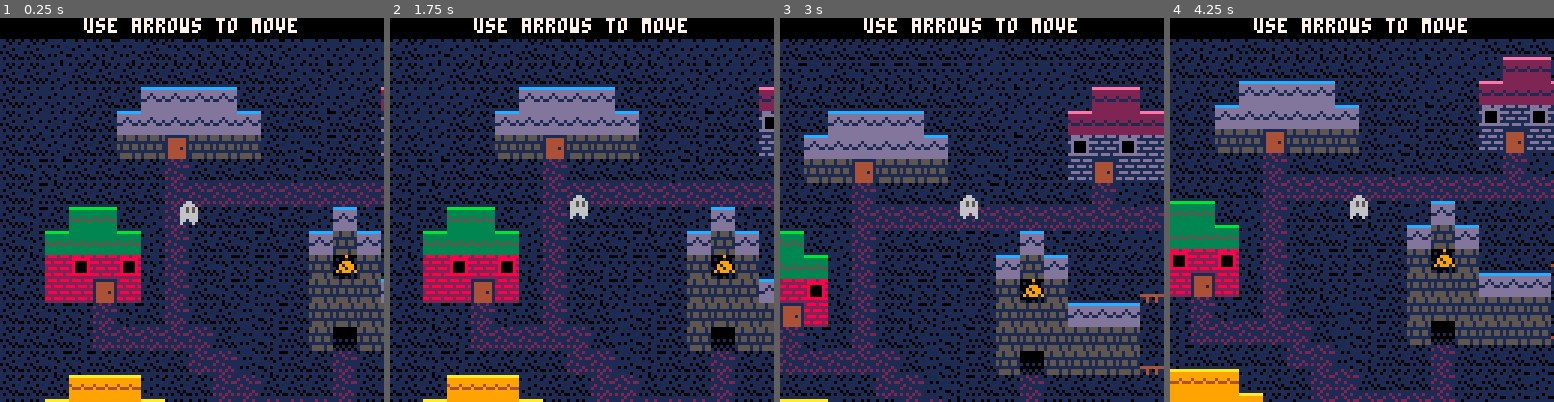
Above: before the commit, frames 1-4 (left to right).
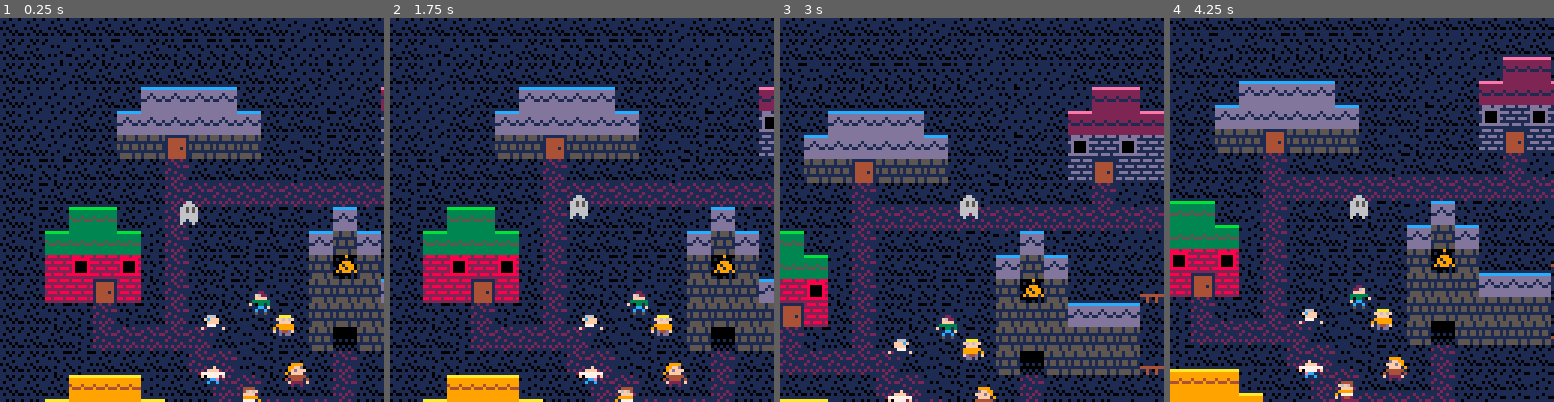
Above: after the commit, the same moments.

Repository: codeartisticninja/ldjam38
Game: PICO-8 cartridge ldjam.p8
The game is run twice, just before and just after one commit, with the same random seed, the same clock (stepped at 60 frames per second) and the same inputs.
Inputs:
- Up to frame 1 (0.25 s): no input
- Up to frame 2 (1.75 s): tap O (Z key) at 0.7, 1.7 s; hold Right from 1.6 s (still down)
- Up to frame 3 (3 s): release Right at 2.1 s; tap O (Z key) at 2.1, 2.5, 2.9 s; hold Up 2.15-2.42 s; hold Right from 2.47 s (still down)
- Up to frame 4 (4.25 s): release Right at 3.03 s; hold Left 3.08-3.58 s; tap O (Z key) at 3.3, 3.7, 4.1 s; hold Down 3.63-3.97 s; hold Right from 4.02 s (still down)

The runs differ from the first frame. In frame 1, 5.6% of the frame differs, in the area x 0-100%, y 0-100%; in frame 2, 5.6%; in frame 3, 5.3%; in frame 4, 5.6%.

Commit message:
the reveal

Diff:
--- a/ldjam.p8
+++ b/ldjam.p8
@@ -39,7 +39,7 @@
 	},
 
 	{
-		help = "press z to read minds",
+		help = "press z to listen",
 		chars = {
 			richard = {
 				x = 14.5,
@@ -337,100 +337,166 @@
 			},
 		}
 	},
+ {
+  chars = {
+   sharon = {
+    x = 4.5,
+    y = 12,
+    sprite = 82,
+    script = {
+     "sharon: i miss fluffy so much...  i wish peter was here",
+     "sharon: he's the only one who can cheer me up, and motivate me",
+     "sharon: i'm ugly and i can't draw"
+    }
+   },
+   john = {
+    x = 18,
+    y = 1,
+    sprite = 66,
+    script = {
+     "john: if peter was here right now",
+     "john: i'd kick his ass once for being here",
+     "john: twice for insinuating that i'm too sensitive",
+     "john: heh... the boys would get a kick out of that"
+    }
+   },
+   dave = {
+    x = 24,
+    y = 6,
+    sprite = 67,
+    script = {
+     "dave: *sigh*.. the coffin will never be good enough",
+     "dave: not even for fluffy..",
+     "dave: i suck at this. i'm a one-armed freak"
+    }
+   },
+   richard = {
+    x = 20,
+    y = 14,
+    sprite = 64,
+    script = {
+     "richard: peter.... the apostle? no.... peter...",
+     "richard: he has been in my thoughts a lot lately",
+     "richard: i can still feel his presence in my church sometimes"
+    }
+   },
+   tim = {
+    x = 15,
+    y = 23,
+    sprite = 68,
+    script = {
+     "tim: you never know what you've lost until it's gone",
+     "tim: ...",
+     "tim: what a cliche this is"
+    }
+   },
+
+   paul = {
+    x =11,
+    y = 12,
+    sprite = 65,
+    script = {
+     "paul: sharon is going to find out about the rabbit, she is going to find out",
+     "paul: oh no! i just know it! she'll see that the grave was disturbed..."
+    }
+   },
+
+   animal = {
+    x = 8,
+    y = 16,
+    sprite = 96,
+    firstsprite = 96,
+    maxsprite = 100,
+    repititionnumber = 4,
+    talkedto = true,
+    script = {
+     "chicken: cluck!"
+    }
+   },
+
+   animal = {
+    x = 8,
+    y = 8,
+    sprite = 100,
+    firstsprite = 100,
+    maxsprite = 104,
+    repititionnumber = 4,
+    talkedto = true,
+    script = {
+     "dog: woof!"
+    }
+   }
+  }
+ },
 	{
 		chars = {
-			sharon = {
-				x = 4.5,
-				y = 12,
-				sprite = 82,
-				script = {
-					"sharon: i miss fluffy so much...  i wish peter was here",
-					"sharon: he's the only one who can cheer me up, and motivate me",
-					"sharon: i'm ugly and i can't draw"
-				}
-			},
-			john = {
-				x = 18,
-				y = 1,
-				sprite = 66,
-				script = {
-					"john: if peter was here right now",
-					"john: i'd kick his ass once for being here",
-					"john: twice for insinuating that i'm too sensitive",
-					"john: heh... the boys would get a kick out of that"
-				}
-			},
-			dave = {
-				x = 24,
-				y = 6,
-				sprite = 67,
-				script = {
-					"dave: *sigh*.. the coffin will never be good enough",
-					"dave: ... not for peter, not for anyone",
-					"dave: i suck at this. i'm a one-armed freak"
-				}
-			},
-			richard = {
-				x = 20,
-				y = 14,
-				sprite = 64,
-				script = {
-					"richard: peter.... the apostle? no.... peter...",
-					"richard: he has been in my thoughts a lot lately",
-					"richard: i can still feel his presence in my church sometimes"
-				}
-			},
-			tim = {
-				x = 15,
-				y = 23,
-				sprite = 68,
-				script = {
-					"tim: you never know what you've lost until it's gone",
-					"tim: ...",
-					"tim: what a cliche this is"
-				}
-			},
-
-			paul = {
-				x =11,
-				y = 12,
-				sprite = 65,
-				script = {
-					"paul: sharon is going to find out about the rabbit, she is going to find out",
-					"paul: oh no! i just know it! she'll see that the grave was disturbed..."
-				}
-			},
-
-			animal = {
-				x = 8,
-				y = 16,
-				sprite = 96,
-				firstsprite = 96,
-				maxsprite = 100,
-				repititionnumber = 4,
-				talkedto = true,
-				script = {
-					"chicken: cluck!"
- 			}
-			},
-
-			animal = {
-				x = 8,
-				y = 8,
-				sprite = 100,
-				firstsprite = 100,
-				maxsprite = 104,
-				repititionnumber = 4,
-				talkedto = true,
-				script = {
-					"dog: woof!"
- 			}
-			}
+   sharon = {
+    x = 12.5,
+    y = 15,
+    sprite = 82,
+    script = {
+     "sharon: poor peter",
+     "sharon: he was always so cheerful",
+     "sharon: *sobs*"
+    }
+   },
+   john = {
+    x = 9,
+    y = 15,
+    sprite = 66,
+    script = {
+     "john: so uhm.. i went to peter's house.. but he wasn't home..",
+     "john: but i found this note on the table..",
+     "john: \"goodbye cruel world\"",
+     "john: way to be a downer, peter.. i was just gonna punch you a little.."
+    }
+   },
+   dave = {
+    x = 10.5,
+    y = 16,
+    sprite = 67,
+    script = {
+     "dave: what.. so now i have to make two coffins..?",
+     "dave: ..or maybe it wasn't for fluffy in the first place..",
+     "dave: would be kinda unusual to burry animals in a coffin",
+    }
+   },
+   richard = {
+    x = 9,
+    y = 13,
+    sprite = 64,
+    script = {
+     "richard: i'm so sorry i didn't tell you this earlier..",
+     "richard: i guess now we know why he died.",
+     "richard: i never knew he was in such a hurry to die."
+    }
+   },
+   tim = {
+    x = 12,
+    y = 13,
+    sprite = 68,
+    script = {
+     "tim: fuck.. i thought it was just a dream..",
+     "tim: i guess it's always the good ones who go first..",
+     "tim: how much did i take..?"
+    }
+   },
+
+   paul = {
+    x =11,
+    y = 12,
+    sprite = 65,
+    script = {
+     "paul: i knew it.. i knew something bad had happened..",
+     "paul: something bad always happens when i'm around.."
+    }
+   },
 		}
 	},
 }
 
 function _init()
+ currentlevel = 8
  music(0)
 end
 
